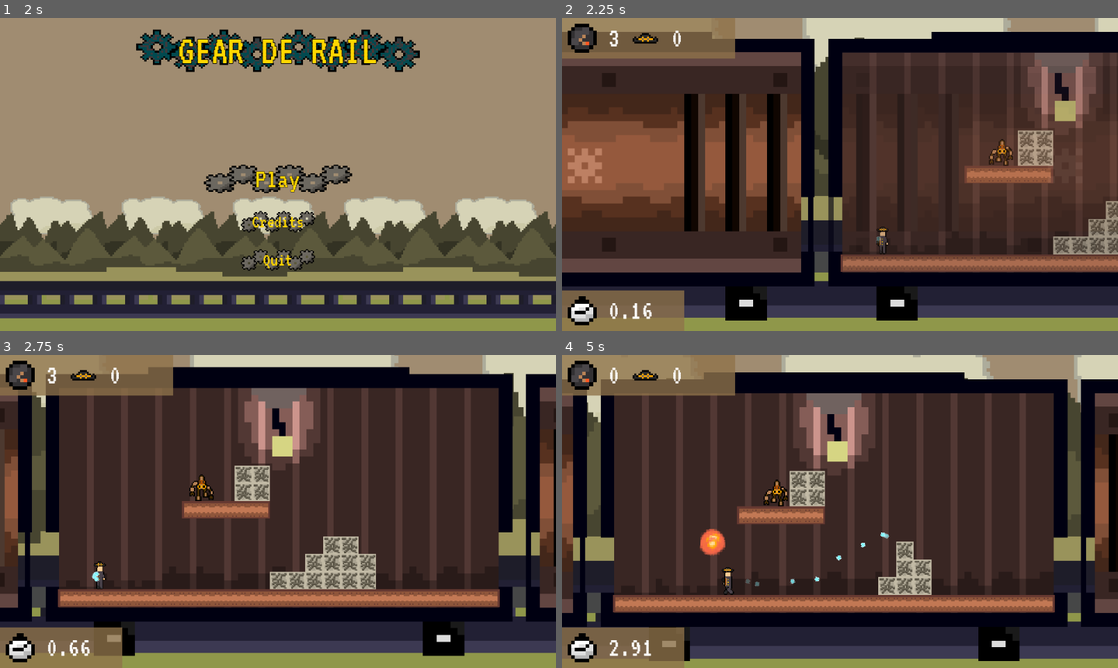
Above: before the commit, frames 1-4 (two rows, left to right).
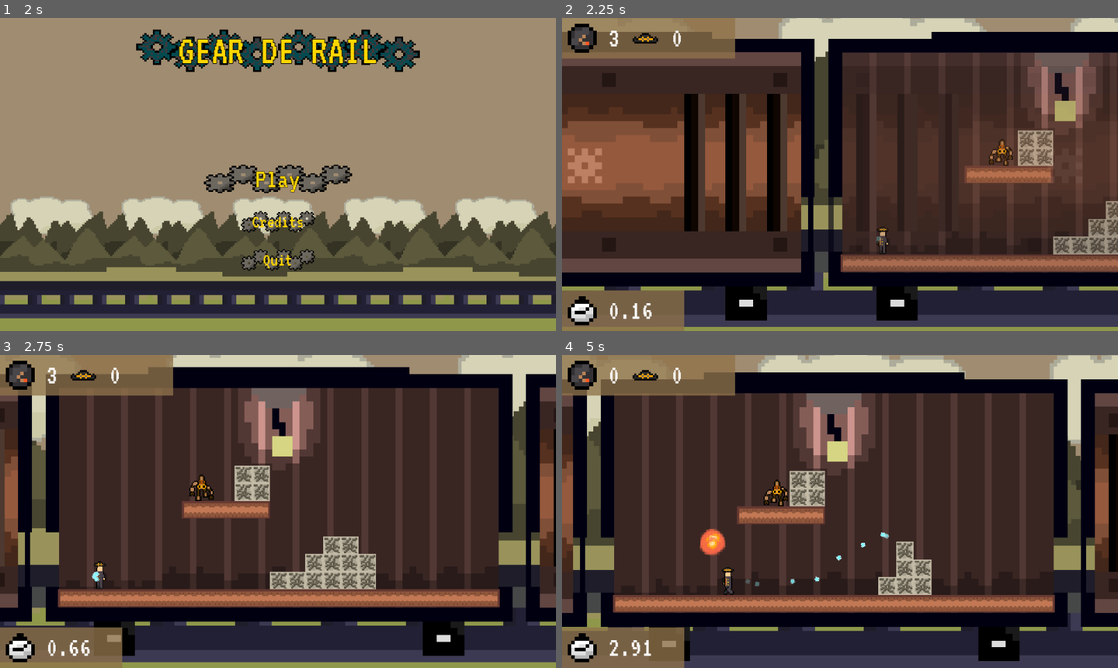
Above: after the commit, the same moments.

Repository: jordanbrotherton/GearDeRail
Game: Godot game, scene res://title.tscn
Same seed, same stepped clock (60 frames per second), same inputs: the game is played once before the commit and once after it.
Inputs (mouse positions are in pixels of both pictures, inside the frame that each line leads up to):
- Up to frame 1 (2 s): click "Credits" at 0.5 s; click "Return to Title Screen" at 1.25 s
- Up to frame 2 (2.25 s): click "Play" at 2 s
- Up to frame 3 (2.75 s): no input
- Up to frame 4 (5 s): move the mouse to (962, 495) at 2.77 s; hold Right (ui_right) 2.78-4.28 s; tap X (bomb) at 2.85, 3.6, 4.35 s; tap Space (jump) at 3.02, 3.77 s; move the mouse to (728, 527) at 3.52 s; move the mouse to (895, 442) at 4.27 s; hold Left (ui_left) from 4.28 s (still down)

Frame 1 is identical in both runs. In frame 2, 6.2% of the frame differs, in the area x 0-100%, y 0-99%; in frame 3, 7.3%; in frame 4, 8.0%, in the area x 0-100%, y 0-100%.

Commit message:
feat: add the front of the train (spooky)

Diff:
--- a/conductor.gd
+++ b/conductor.gd
@@ -6,6 +6,8 @@
 @export var active_car: TrainCar
 @export var right_car: TrainCar
 
+@export var front_car: CompressedTexture2D
+
 @export var train_width: float = 829.5
 
 func _ready() -> void:
@@ -13,20 +15,25 @@
 		if len(levels) > 0:
 			var lvl = levels.pop_front()
 			active_car.place_level(lvl)
-			active_car.set_deferred("monitoring", true)
+			active_car.area.set_deferred("monitoring", true)
 
 ## Triggers the change to the next level.
 func change_level() -> void:
-	$Camera2D.change_target(right_car)
-	var temp = active_car
-	active_car = right_car
-	right_car = left_car
-	left_car = temp
+	if right_car:
+		$Camera2D.change_target(right_car)
+		var temp = active_car
+		active_car = right_car
+		right_car = left_car
+		left_car = temp
 	if active_car is Sprite2D:
 		right_car.position.x += train_width*3
 	if len(levels) > 0:
 		var lvl = levels.pop_front()
 		active_car.place_level(lvl)
+	if len(levels) == 0:
+		active_car.texture = front_car
+		active_car.door_r.focus()
+		right_car.queue_free()
 
 func _on_player_done() -> void:
 	change_level()
--- a/main.tscn
+++ b/main.tscn
@@ -23,6 +23,7 @@
 [ext_resource type="PackedScene" uid="uid://dvyvh5qgepc73" path="res://level/loadables/14.tscn" id="15_ryguw"]
 [ext_resource type="PackedScene" uid="uid://cx4u7urepvkgs" path="res://level/loadables/15.tscn" id="16_d13ii"]
 [ext_resource type="PackedScene" uid="uid://fwatlj66dtvt" path="res://level/loadables/16.tscn" id="17_d13ii"]
+[ext_resource type="Texture2D" uid="uid://g5qpu6m6isej" path="res://level/bg_front.png" id="18_1u8w0"]
 
 [node name="MainGame" type="Node2D" unique_id=1954199207 node_paths=PackedStringArray("left_car", "active_car", "right_car")]
 script = ExtResource("1_272bh")
@@ -30,14 +31,10 @@
 left_car = NodePath("TrainCar")
 active_car = NodePath("TrainCar2")
 right_car = NodePath("TrainCar3")
+front_car = ExtResource("18_1u8w0")
 
 [node name="TrainCar" parent="." unique_id=2034773766 instance=ExtResource("5_efxa6")]
 position = Vector2(0, -164)
-
-[node name="Background" parent="TrainCar" unique_id=428480095 instance=ExtResource("4_272bh")]
-z_index = -1
-position = Vector2(73.08017, 1.097045)
-scale = Vector2(1.7740486, 1.7740486)
 
 [node name="TrainCar2" parent="." unique_id=1386361706 instance=ExtResource("5_efxa6")]
 position = Vector2(829.5, -164)
@@ -51,6 +48,11 @@
 position_smoothing_speed = 10.0
 script = ExtResource("6_dg77c")
 focus_target = NodePath("../TrainCar2")
+
+[node name="Background" parent="Camera2D" unique_id=428480095 instance=ExtResource("4_272bh")]
+z_index = -1
+position = Vector2(2013, 28.999985)
+scale = Vector2(21.022476, 21.022476)
 
 [node name="Player" parent="." unique_id=328416733 instance=ExtResource("7_ycdy4")]
 position = Vector2(520, -57.000004)
Binary file added: level/bg_front.png
Not shown, added: level/bg_front.png.import
